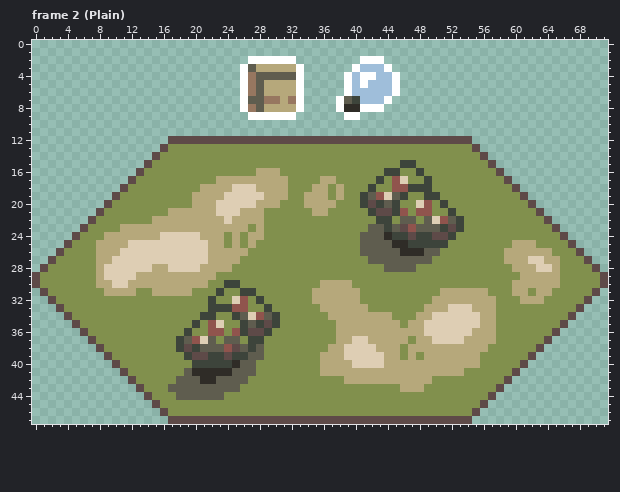
Two states of a pixel-art file, Resources/Aseprite/tiles.aseprite. Above, as it was before the edit.
72x48 pixels, 5 frames. Shown: frame 2 (Plain). The commit also changed other frames, which this record leaves out.
Now the later version:
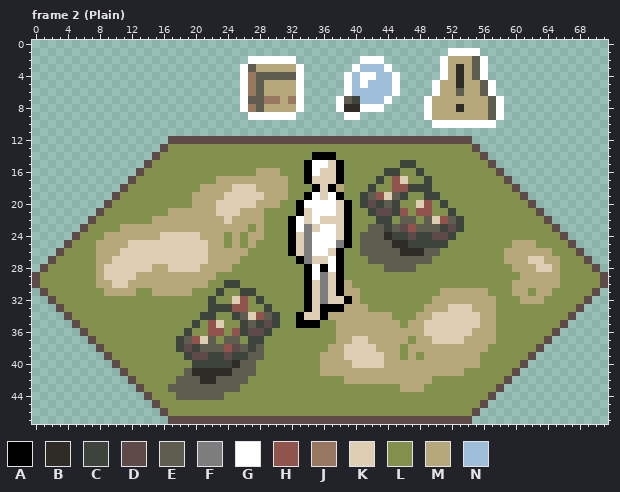
Palette (. is transparent): A #000000  B #2f2c27  C #3d443b  D #5e4a48  E #5f5d4f  F #7d7d7d  G #ffffff  H #90544d  J #977760  K #deceb4  L #81904d  M #b6a87b  N #9fbeda
Diff:
layer "char_ref" now shown
Frame 2 (Plain), layers "ui", "char_ref":
Colour A replaces colour L in row 14 at x 35 to 37; in rows 15 to 17 at x 34 and 38; in row 18 at x 37; in rows 20 to 21 at x 33 and 39; in rows 22 to 25 at x 32 and 39; in row 26 at x 32 and 38.
Colour A replaces colour L in row 27 at x 33 and 38; in row 28 at x 34, 36 and 38; in row 29 at x 34 and 38; in rows 30 to 33 at x 34; in row 34 at x 33 and 36; in row 35 at x 33 to 35.
Colour A replaces colour M in row 18 at x 35; in row 19 at x 34 and 38; in rows 30 to 31 at x 38; in row 32 at x 39; in row 33 at x 36 to 38.
Colour B is added in rows 3 to 5 at x 53; in row 8 at x 53.
Colour E is added in rows 2 to 4 at x 55; in row 5 at x 56; in row 6 at x 53 and 56; in rows 7 to 9 at x 57.
Colour F replaces colour L in rows 23 to 24 at x 34; in row 25 at x 34 and 38; in rows 26 to 27 at x 34; in row 29 at x 36.
Colour F replaces colour M in rows 30 to 32 at x 36.
Colour G is added in row 1 at x 52 to 55; in rows 2 to 4 at x 51 and 56; in rows 5 to 6 at x 50 and 57; in rows 7 to 9 at x 49 and 58; in row 10 at x 50 to 57.
Colour G replaces colour L in row 15 at x 35 to 36; in row 16 at x 35; in row 19 at x 37; in row 21 at x 37; in row 22 at x 33 and 35; in row 23 at x 33 and 36 to 37.
Colour G replaces colour L in rows 24 to 25 at x 35 to 37; in row 26 at x 35 to 36; in row 27 at x 37; in row 28 at x 35 and 37; in row 29 at x 35.
Colour G replaces colour M in row 19 at x 35; in row 20 at x 34 to 37; in row 21 at x 35 to 36.
Colour K replaces colour L in row 15 at x 37; in row 16 at x 36 to 37; in row 17 at x 35; in row 20 at x 38; in row 21 at x 34 and 38; in row 22 at x 34 and 36 to 38.
Colour K replaces colour L in row 23 at x 35 and 38; in row 24 at x 33 and 38; in row 25 at x 33; in row 26 at x 33 and 37; in row 27 at x 35 to 36; in row 29 at x 37.
Colour K replaces colour L in row 30 at x 35; in row 33 at x 35; in row 34 at x 34 to 35.
Colour K replaces colour M in row 17 at x 36 to 37; in rows 18 to 19 at x 36; in row 30 at x 37; in row 31 at x 35 and 37; in row 32 at x 35 and 37 to 38.
Colour M is added in row 2 at x 52 to 54; in rows 3 to 4 at x 52 and 54; in rows 5 to 6 at x 51 to 52 and 54 to 55; in row 7 at x 50 to 56; in row 8 at x 50 to 52 and 54 to 56; in row 9 at x 50 to 56.
